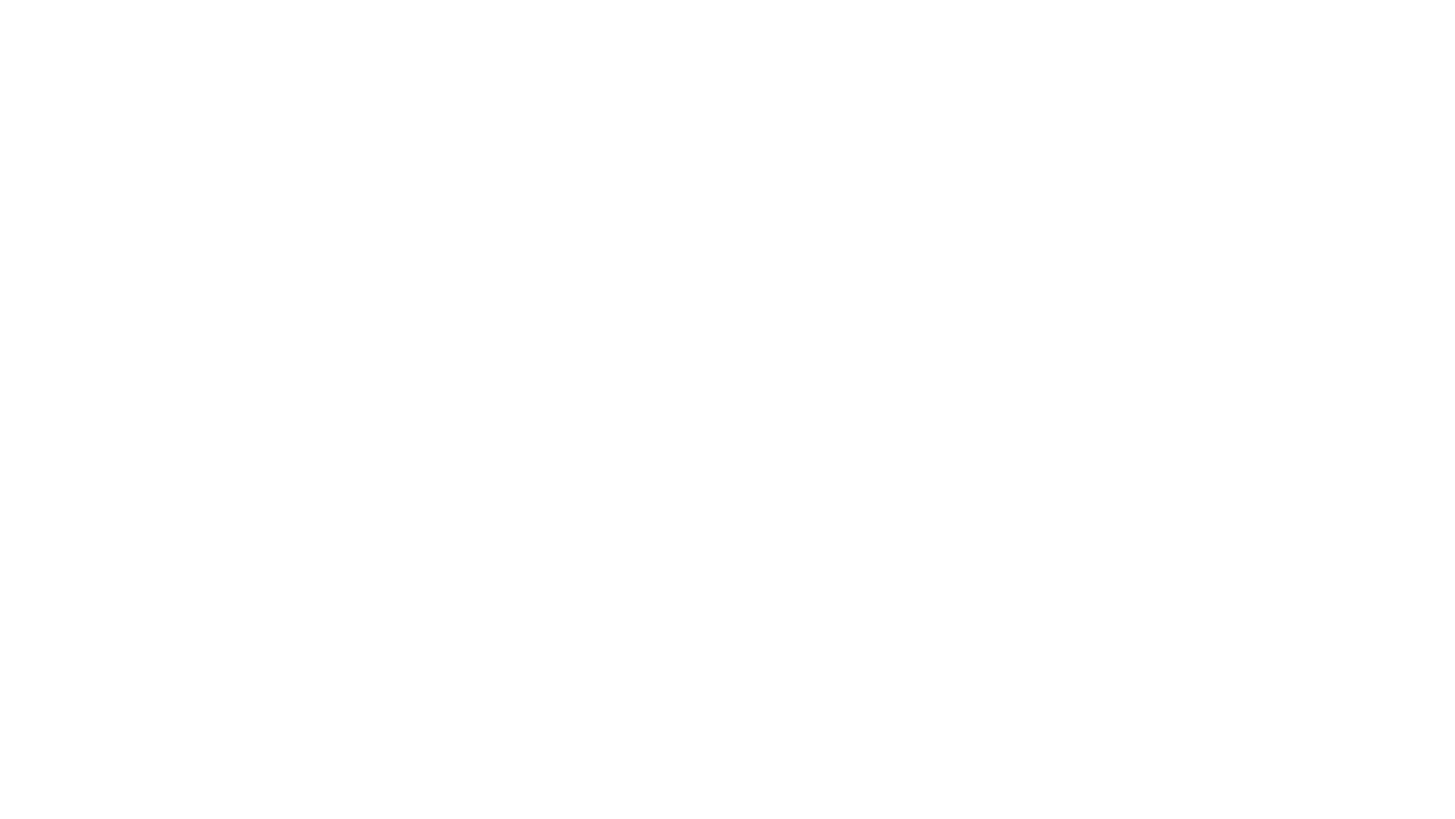
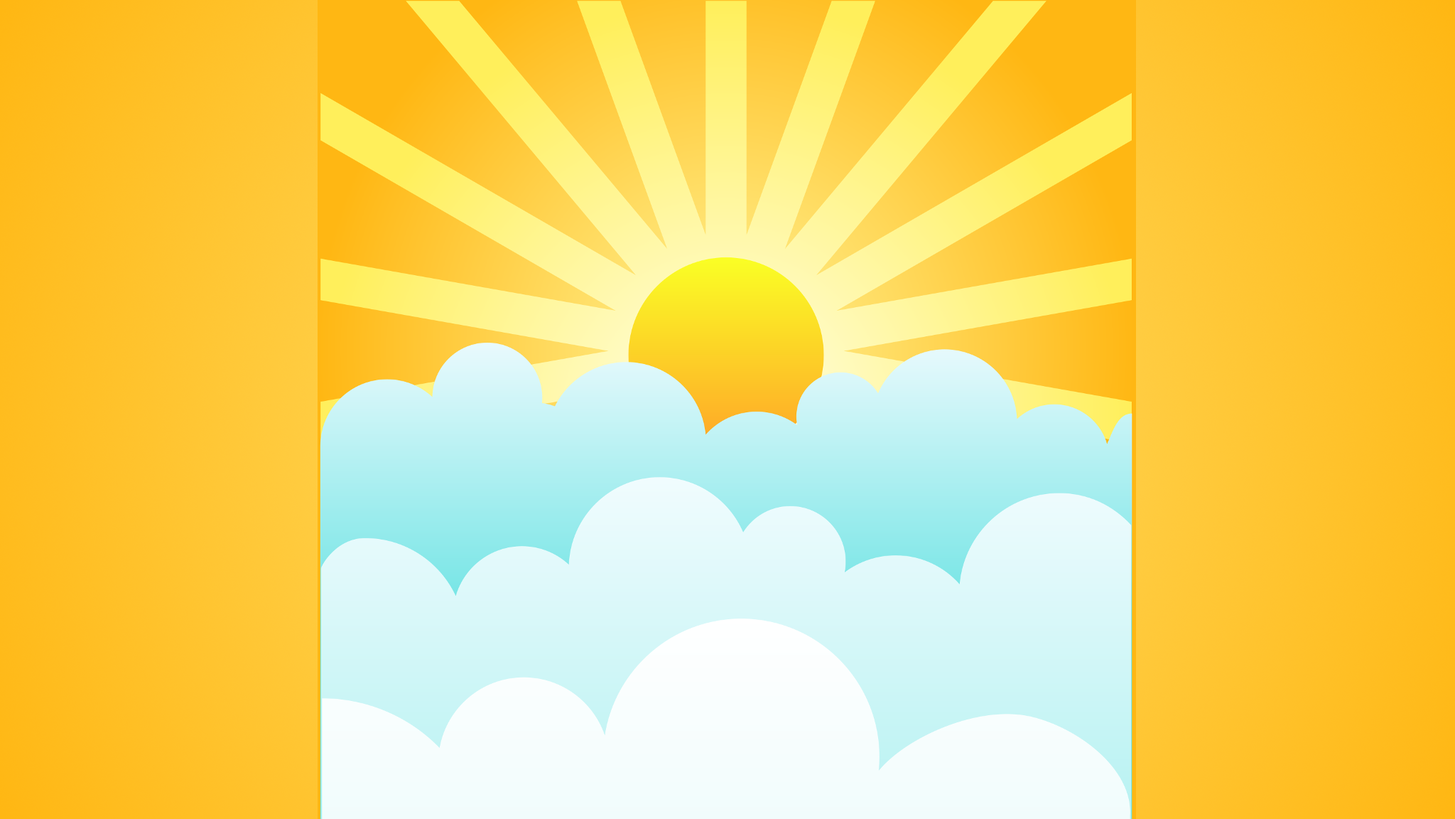
The second 1455 × 819 image is a revision of the first. Changes to its layers:
added layer "Sun and clouds" above "Safe Area" over [317, 0, 1137, 819]
hid "Safe Area" over [319, 0, 1138, 819]
added layer "Background" above "Canvas Size" over [0, 0, 1455, 819]
